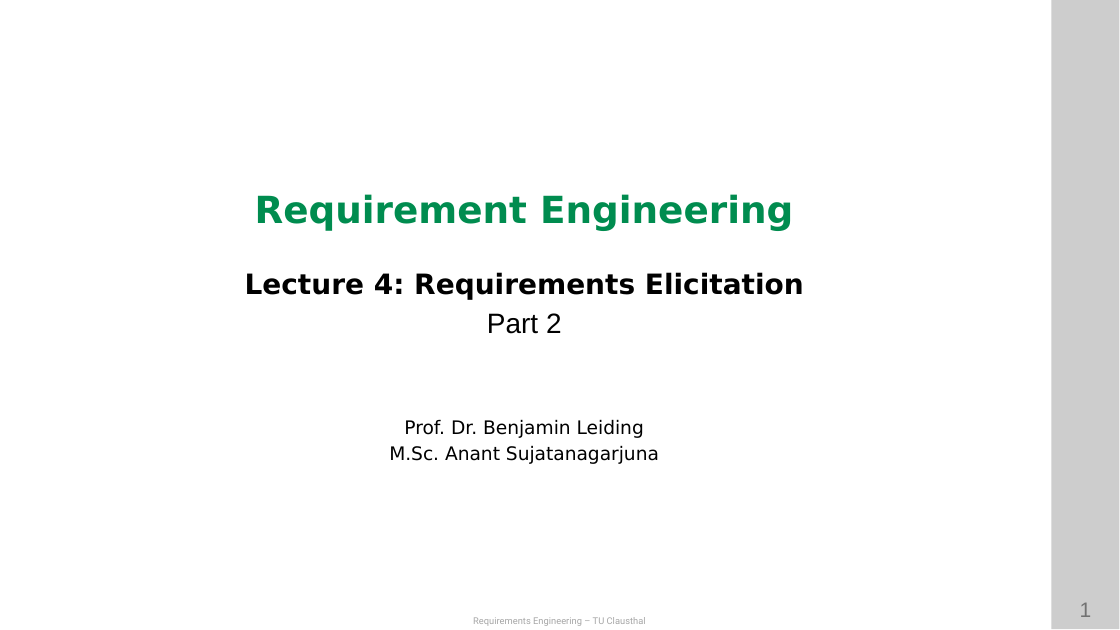
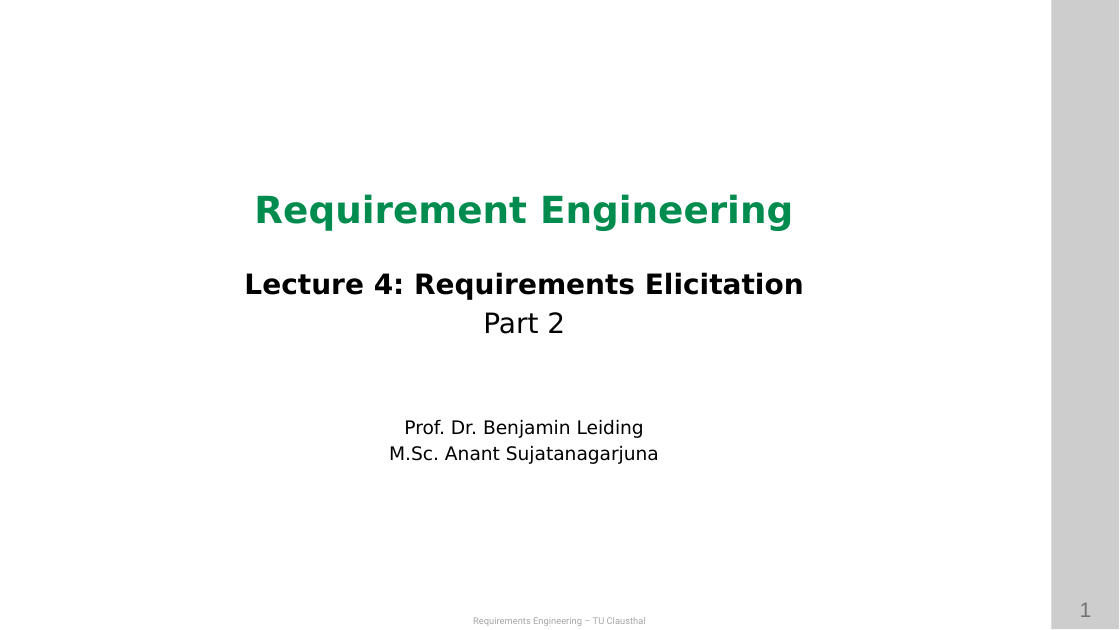
Before and after one commit to ETCE-LAB/teaching-material, a slide deck: slide 1 of Requirements-Engineering/RE-L04-Elicitation--Part-2.pptx. Drawn at 1120x630 pixels with LibreOffice and Linux fonts; fonts in the diff are those of the drawing; background and template pictures are left out. Boxes give left, top, right and bottom in pixels: in the first picture for what was removed or moved away, otherwise in the second. Text is boxed around its words. In the diff, an @@ line names an element or a change of style, - is before the commit and + after.

```diff
--- a/Requirements-Engineering/RE-L04-Elicitation--Part-2.pptx
+++ b/Requirements-Engineering/RE-L04-Elicitation--Part-2.pptx
@@ text at [483,312,565,334]: font Arial to DejaVu Sans in "Part 2" @@
```
Also in this commit, not shown: 2 other slides changed, 3 other files.
